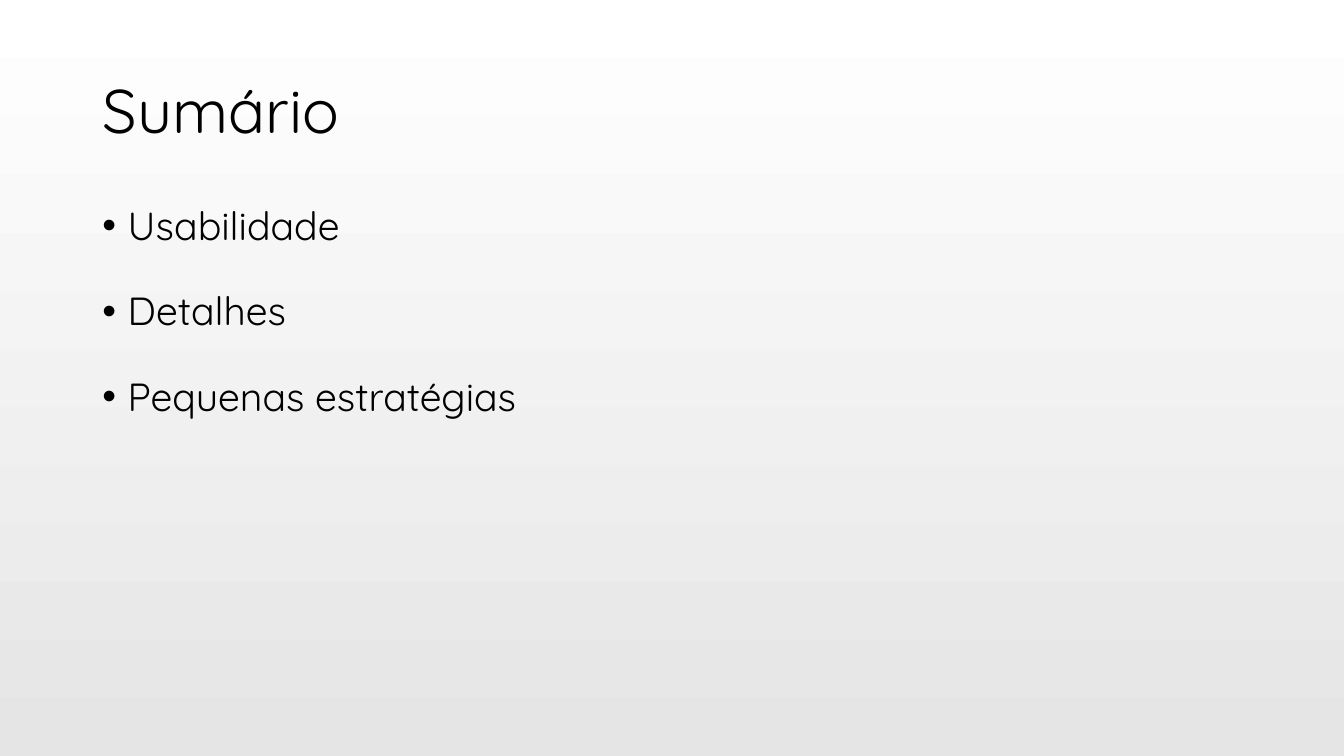
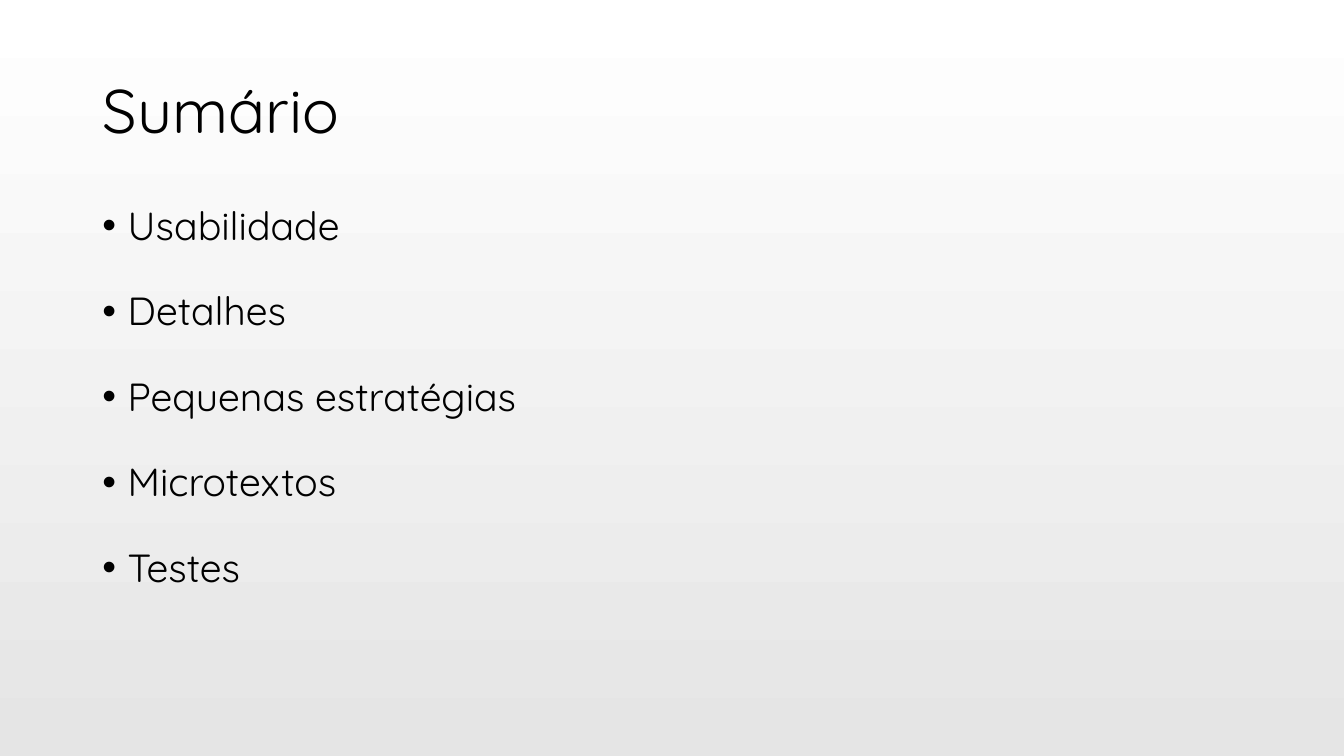
Before and after one commit to q-box/q-box.github.io, a slide deck: slide 2 of ux/Slide UX Design 02.pptx. Drawn at 1344x756 pixels with LibreOffice and Linux fonts; fonts in the diff are those of the drawing. Boxes give left, top, right and bottom in pixels: in the first picture for what was removed or moved away, otherwise in the second. Text is boxed around its words. In the diff, an @@ line names an element or a change of style, - is before the commit and + after.

```diff
--- a/ux/Slide UX Design 02.pptx
+++ b/ux/Slide UX Design 02.pptx
@@ text at [128, 468, 337, 583]: paragraphs added @@
+• Microtextos
+• Testes
```
Also in this commit, not shown: 8 slides added.
